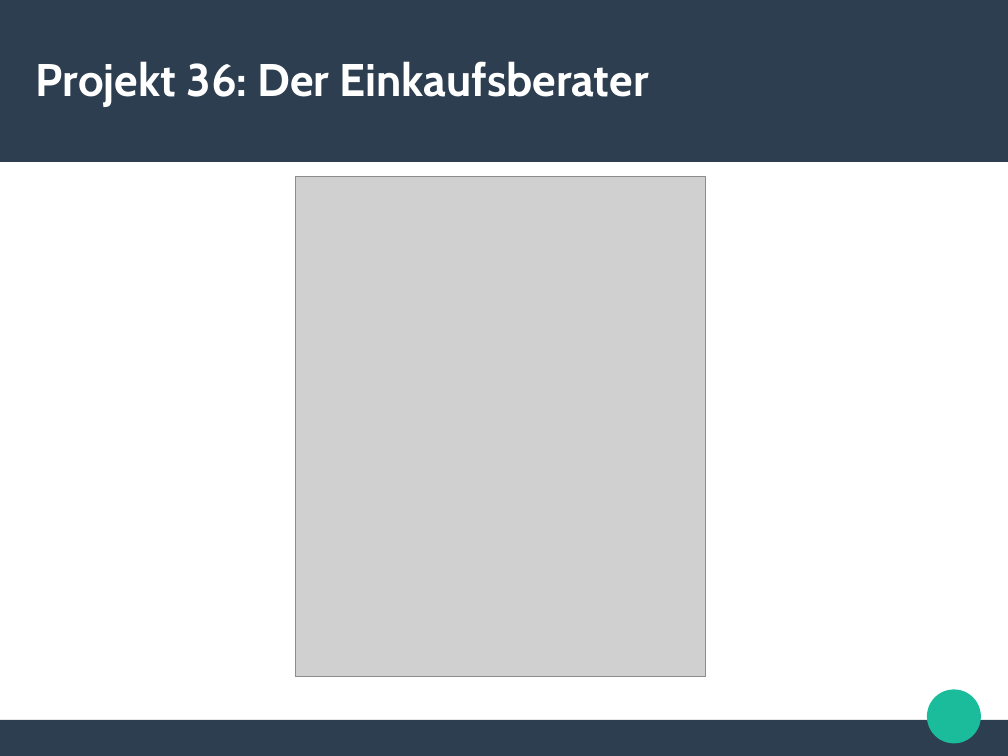
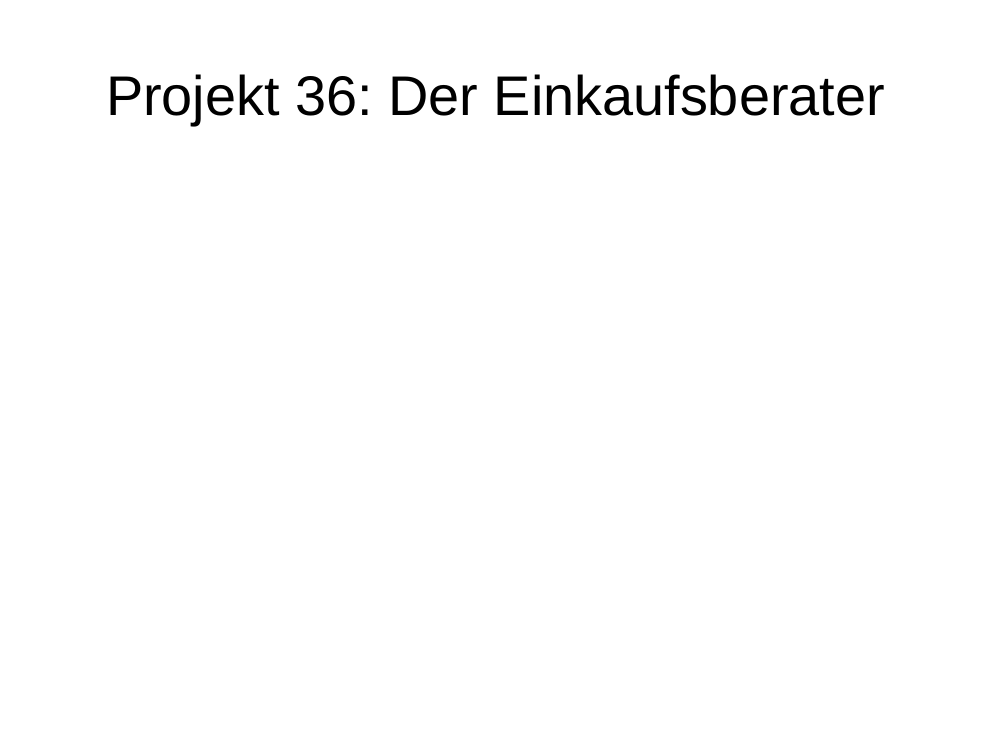
Before and after one commit to jenskuespert/KGSSB, a slide deck: slide 1 of SEB/Die_Einkaufsberater.odp. Drawn at 1008x756 pixels with LibreOffice and Linux fonts; fonts in the diff are those of the drawing; grey boxes stand for pictures. Boxes give left, top, right and bottom in pixels: in the first picture for what was removed or moved away, otherwise in the second. Text is boxed around its words. In the diff, an @@ line names an element or a change of style, - is before the commit and + after.

```diff
--- a/SEB/Die_Einkaufsberater.odp
+++ b/SEB/Die_Einkaufsberater.odp
@@ rectangle removed at (0,0,1008,162) @@
@@ title "Projekt 36: Der Einkaufsberater": place and size @@
-title "Projekt 36: Der Einkaufsberater" at (36,61,649,107)
+title "Projekt 36: Der Einkaufsberater" at (106,74,885,125)
@@ title "Projekt 36: Der Einkaufsberater" at (106,74,885,125): size 36 to 44 pt, font Cabin to Arial, text colour #FFFFFF to #000000, bold off; alignment left to centre @@
@@ picture removed at (295,177,706,677) @@
@@ ellipse removed at (928,690,981,744) @@
@@ rectangle removed at (0,720,1008,756) @@
```
Also in this commit, not shown: 3 other slides changed, 1 other file.
